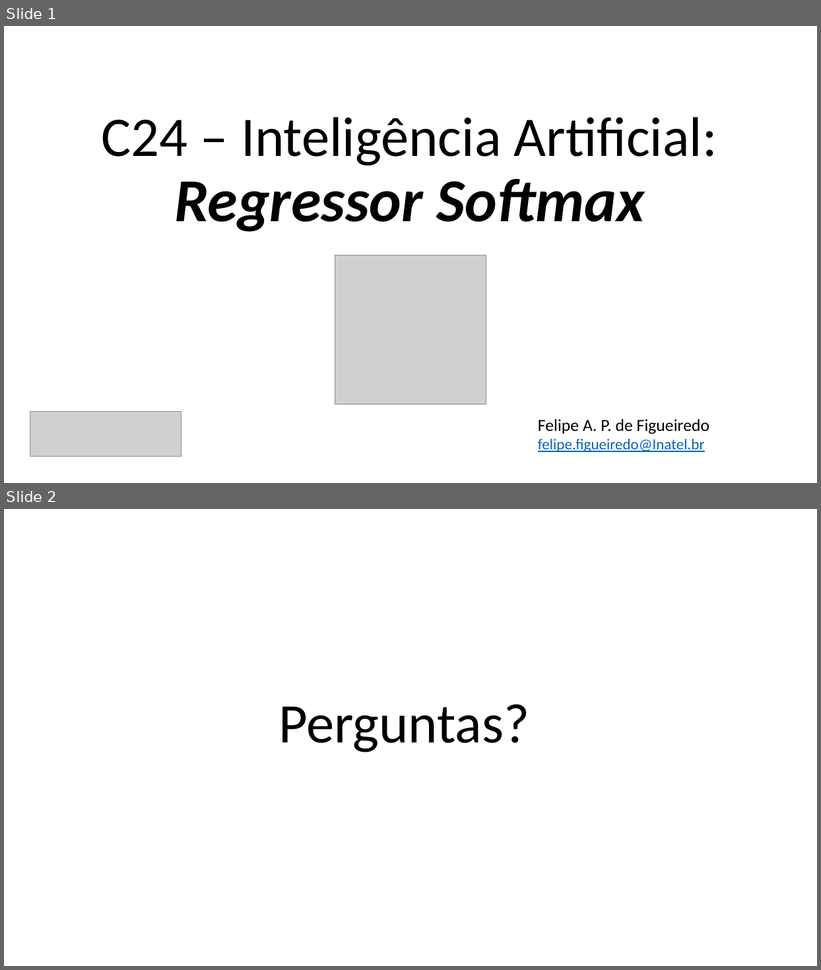
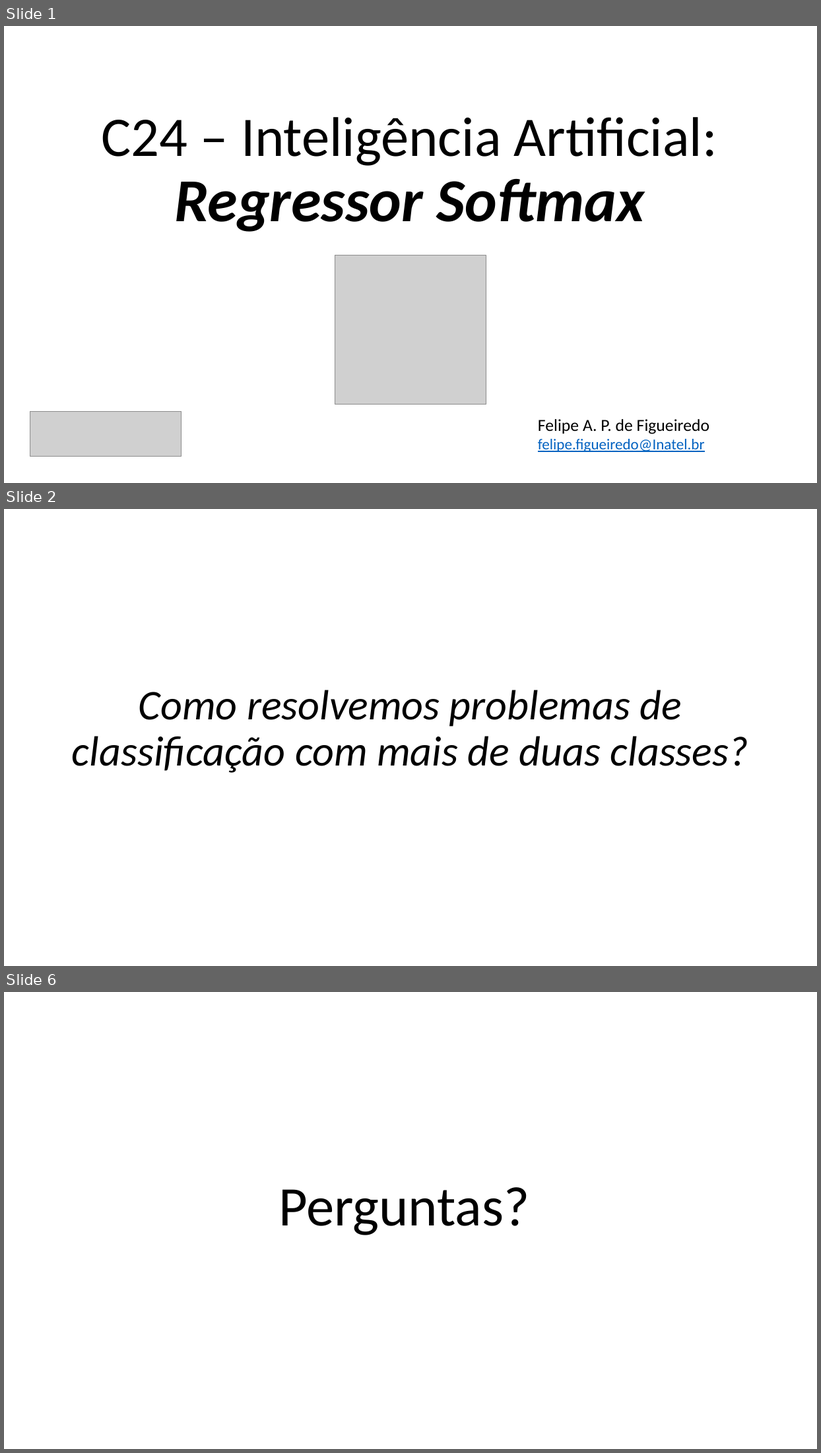
Before and after one commit to zz4fap/c24_inteligencia_artificial, a slide deck: slides/C24_Regressor_Softmax.pptx. Shown one above the other, each under a label of ours: slides 1 and 2 before the commit, slides 1, 2 and 6 after it; the slides between them are not shown. The pictures are 821x970 and 821x1453 pixels, drawn with LibreOffice and Linux fonts; fonts in the diff are those of the drawing; grey boxes stand for pictures. Boxes give left, top, right and bottom in pixels: in the first picture for what was removed or moved away, otherwise in the second. Text is boxed around its words. In the diff, an @@ line names an element or a change of style, - is before the commit and + after.

```diff
--- a/slides/C24_Regressor_Softmax.pptx
+++ b/slides/C24_Regressor_Softmax.pptx
@@ slide 2 added at box(4, 509, 817, 966), background #FFFFFF @@
@@ text added at box(72, 690, 748, 773), 50 pt, text #000000, italic @@
+Como resolvemos problemas de classificação com mais de duas classes?
@@ what was slide 2 is now slide 6 @@
```
Also in this commit, not shown: 3 other slides added, 2 other files.
